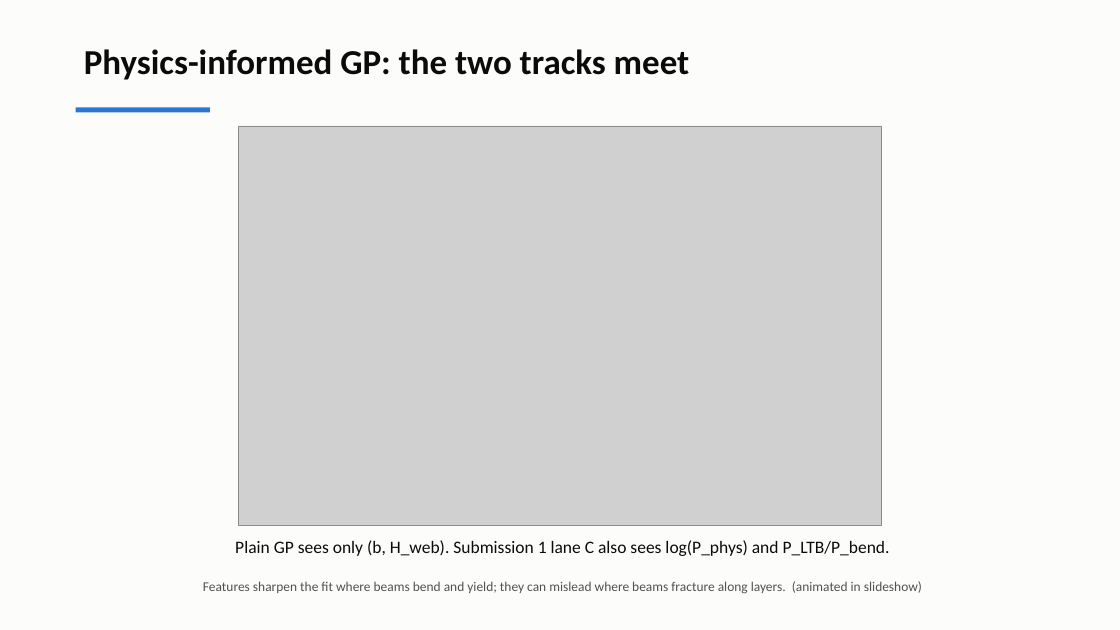
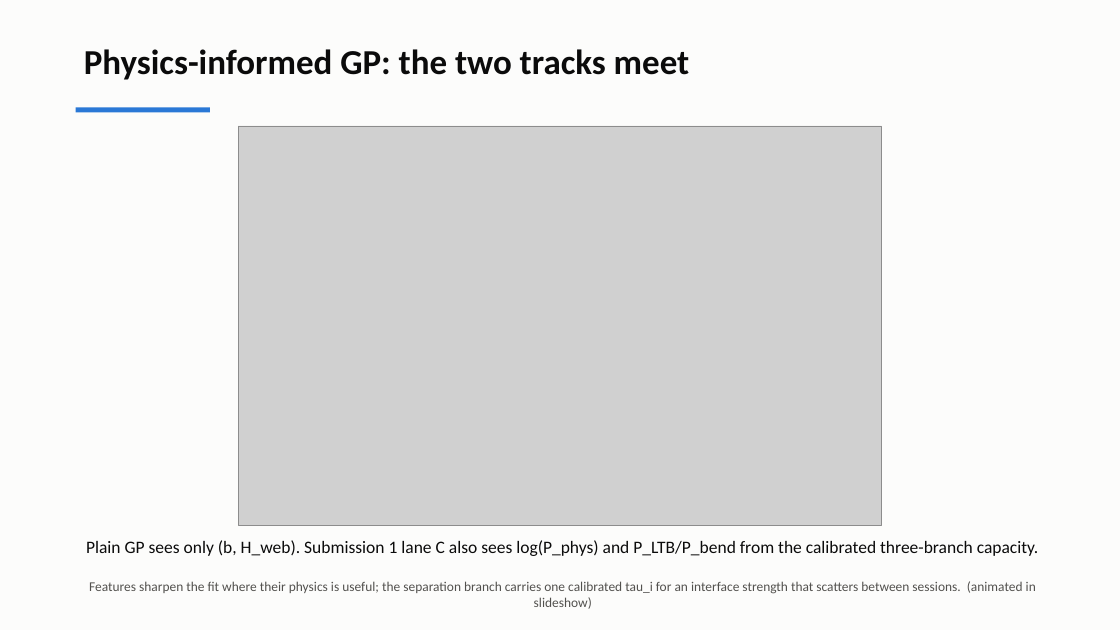
Before and after one commit to andrewvoss8-boop/core-me-data-science-activities-public, a slide deck: slide 18 of me323/Module1_drafts/ME323_Module1_Lecture2.pptx. Drawn at 1120x630 pixels with LibreOffice and Linux fonts; fonts in the diff are those of the drawing; grey boxes stand for pictures. Boxes give left, top, right and bottom in pixels: in the first picture for what was removed or moved away, otherwise in the second. Text is boxed around its words. In the diff, an @@ line names an element or a change of style, - is before the commit and + after.

```diff
--- a/me323/Module1_drafts/ME323_Module1_Lecture2.pptx
+++ b/me323/Module1_drafts/ME323_Module1_Lecture2.pptx
@@ text at <box>86,540,1039,556</box>: text changed @@
-Plain GP sees only (b, H_web). Submission 1 lane C also sees log(P_phys) and P_LTB/P_bend.
+Plain GP sees only (b, H_web). Submission 1 lane C also sees log(P_phys) and P_LTB/P_bend from the calibrated three-branch capacity.
@@ text at <box>89,581,1036,609</box>: text changed @@
-Features sharpen the fit where beams bend and yield; they can mislead where beams fracture along layers. (animated in slideshow)
+Features sharpen the fit where their physics is useful; the separation branch carries one calibrated tau_i for an interface strength that scatters between sessions. (animated in slideshow)
```
Also in this commit, not shown: 6 other slides changed, 9 other files.
